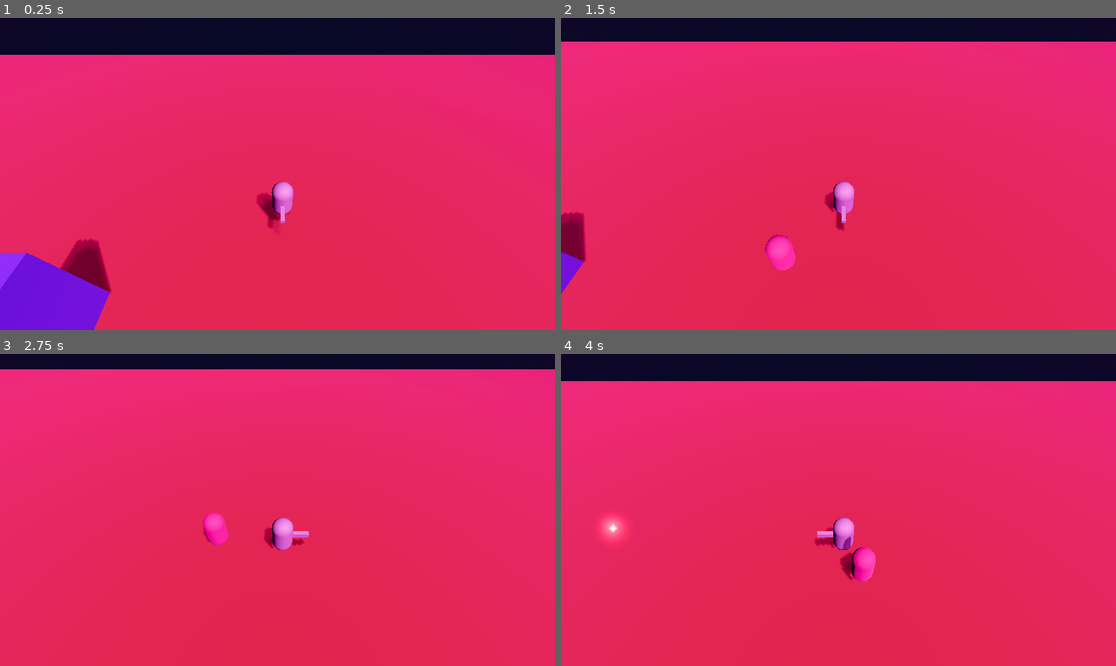
Above: before the commit, frames 1-4 (two rows, left to right).
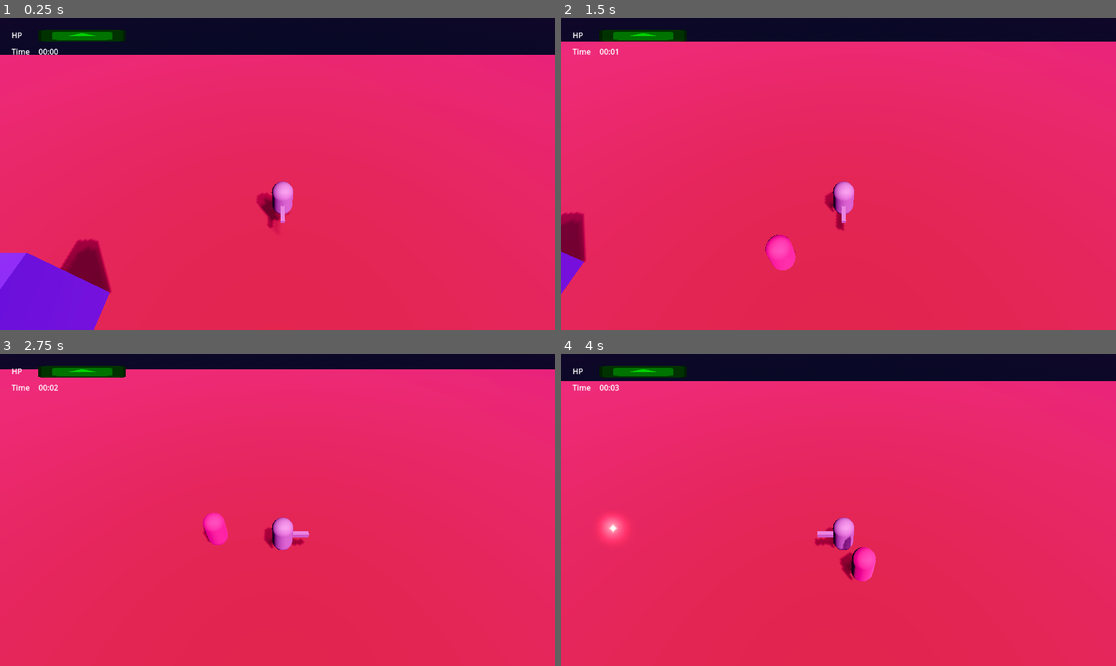
Above: after the commit, the same moments.

Repository: AndreRufo/ophi13
Game: Godot game, scene res://world.tscn
Two runs of this game, one before a commit and one after it. Both use one fixed random seed, a clock stepped at 60 frames per second and the inputs below. The engine's default icon, where the game draws it, is replaced by a stand-in: a white triangle on a blue panel in a dark square.
Inputs:
- Up to frame 1 (0.25 s): no input
- Up to frame 2 (1.5 s): tap Enter (ui_accept) at 0.5, 0.77 s; hold Right (ui_right) 0.53-1.28 s; hold Down (ui_down) from 1.28 s (still down)
- Up to frame 3 (2.75 s): tap Enter (ui_accept) at 1.52 s; release Down (ui_down) at 2.03 s; hold Right (ui_right) from 2.03 s (still down)
- Up to frame 4 (4 s): release Right (ui_right) at 2.78 s; hold Up (ui_up) 2.78-3.53 s; tap Enter (ui_accept) at 3.02, 3.77 s; hold Left (ui_left) from 3.53 s (still down)

The runs differ from the first frame. In frame 1, 0.7% of the frame differs, in the area x 2-23%, y 3-12%; in frame 2, 0.7%; in frame 3, 0.7%; in frame 4, 0.7%.

Commit message:
add initial HUD

Diff:
--- /dev/null
+++ b/Prefabs/HUD.tscn
@@ -0,0 +1,46 @@
+[gd_scene load_steps=3 format=3 uid="uid://4j1jhl2ib1ff"]
+
+[ext_resource type="Texture2D" uid="uid://cnc6h7bwucv36" path="res://icon.svg" id="1_472ud"]
+[ext_resource type="Script" path="res://ScriptsNew/UI/timer_display.gd" id="2_l2j0v"]
+
+[node name="HUD" type="CanvasLayer"]
+
+[node name="hp" type="Label" parent="."]
+offset_left = 24.0
+offset_top = 24.0
+offset_right = 46.0
+offset_bottom = 50.0
+text = "HP
+"
+
+[node name="bar" type="TextureProgressBar" parent="hp"]
+layout_mode = 0
+offset_left = 56.0
+offset_right = 184.0
+offset_bottom = 128.0
+scale = Vector2(1.418, 0.2)
+value = 100.0
+texture_under = ExtResource("1_472ud")
+texture_progress = ExtResource("1_472ud")
+tint_under = Color(0, 0.419608, 0.458824, 1)
+tint_progress = Color(0, 0.819608, 0, 1)
+
+[node name="time" type="Label" parent="."]
+offset_left = 24.0
+offset_top = 58.0
+offset_right = 64.0
+offset_bottom = 84.0
+text = "Time"
+
+[node name="Timer" type="Timer" parent="time"]
+wait_time = 60.0
+autostart = true
+
+[node name="timer label" type="Label" parent="time"]
+layout_mode = 0
+offset_left = 56.0
+offset_right = 96.0
+offset_bottom = 26.0
+text = "99:99
+"
+script = ExtResource("2_l2j0v")
--- /dev/null
+++ b/ScriptsNew/UI/timer_display.gd
@@ -0,0 +1,11 @@
+extends Label
+
+# Called when the node enters the scene tree for the first time.
+func _ready():
+	pass # Replace with function body.
+
+# Called every frame. 'delta' is the elapsed time since the previous frame.
+func _process(delta):
+	var minutes = $"../Timer".time_left / 60
+	var seconds = fmod(60, $"../Timer".time_left)
+	text = "%02d:%02d" % [minutes, seconds]
--- a/world.tscn
+++ b/world.tscn
@@ -1,7 +1,8 @@
-[gd_scene load_steps=12 format=3 uid="uid://bupermobpg1sj"]
+[gd_scene load_steps=13 format=3 uid="uid://bupermobpg1sj"]
 
 [ext_resource type="PackedScene" uid="uid://d4lp0doik3rtc" path="res://Prefabs/Character.tscn" id="1_tr0ag"]
 [ext_resource type="PackedScene" uid="uid://daa4scifdiejw" path="res://Prefabs/Bullet.tscn" id="3_n2sfi"]
+[ext_resource type="PackedScene" uid="uid://4j1jhl2ib1ff" path="res://Prefabs/HUD.tscn" id="4_3n2ta"]
 [ext_resource type="PackedScene" uid="uid://hc6iqxwfym4h" path="res://Prefabs/Aries.tscn" id="4_jmyty"]
 
 [sub_resource type="ProceduralSkyMaterial" id="ProceduralSkyMaterial_ljksk"]
@@ -114,6 +115,7 @@
 
 [node name="Aries" parent="." instance=ExtResource("4_jmyty")]
 transform = Transform3D(1, 0, 0, 0, 1, 0, 0, 0, 1, 6.35814, 3.37027, -12.3455)
+MaxHealth = 10
 
 [node name="Character" parent="." instance=ExtResource("1_tr0ag")]
 transform = Transform3D(1, 0, 0, 0, 1, 0, 0, 0, 1, 8.18439, 2.81289, -28.679)
@@ -124,3 +126,5 @@
 remote_path = NodePath("../../CameraAnchor")
 update_rotation = false
 update_scale = false
+
+[node name="HUD" parent="." instance=ExtResource("4_3n2ta")]
